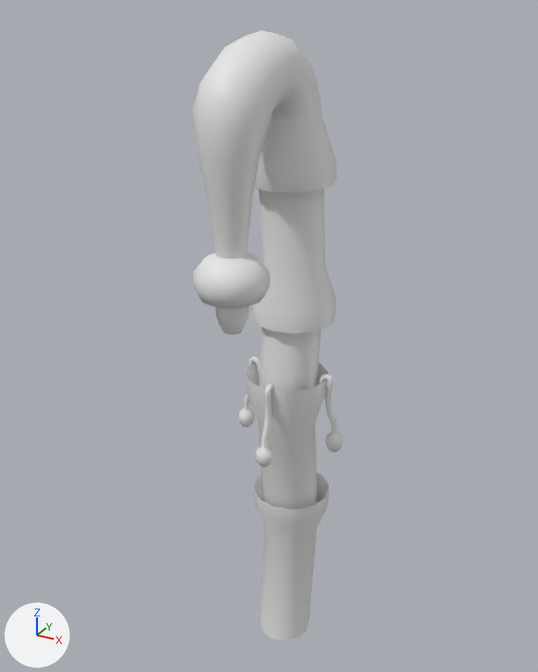
The FBX model Project Oligarch/Assets/Art Assets/Fully Textured Assets/Cole/SlimFruitTree.fbx, before and after one commit.
Rendered twice from a camera (50 mm lens) standing at (0.989, -1.928, 2.117) and looking at (-0.031, -0.074, 1.19). Lighting does not change. The marker at lower left points along +X, +Y and +Z. Where no turn or scale is listed for an object, it has been applied to the vertices.

The first picture shows 'SlimFruitTree'.
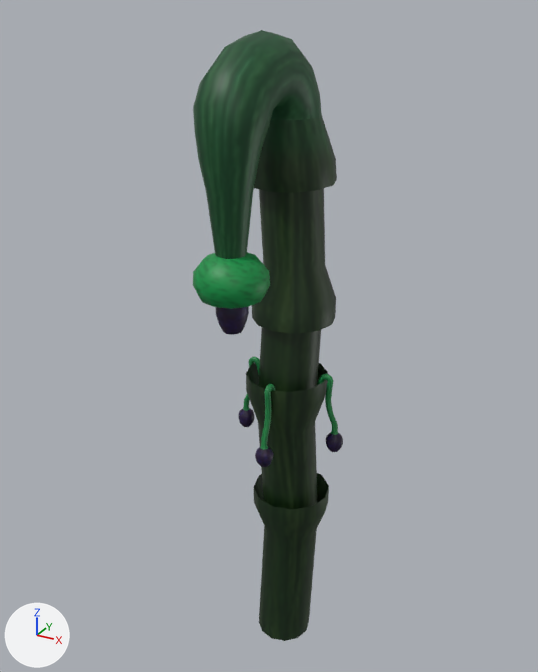
What differs and where, as boxes (x1, y1, x2, y2) in the pictures (538 x 672 px):
'SlimFruitTree', recoloured (grey to green)
    both: (193, 30, 343, 641)

Edits to the bpy script that builds the scene:
```text
Add img_slimfruittree1_tif:
    img_slimfruittree1_tif = load_image('SlimFruitTree1.tif', '_unpacked/SlimFruitTree1.tif', 256, 256, 'sRGB')
Add mat_slimfruittree:
    mat_slimfruittree = bpy.data.materials.new('SlimFruitTree')
    # uses the picture img_slimfruittree1_tif
Change me_mesh:
    where me_mesh.from_pydata(...)  # 1229 vertices, 1224 faces; spans x -0.19..0.19, y -0.44..0.17, z -0.01..2.07
    add me_mesh.materials.append(mat_slimfruittree)
```
